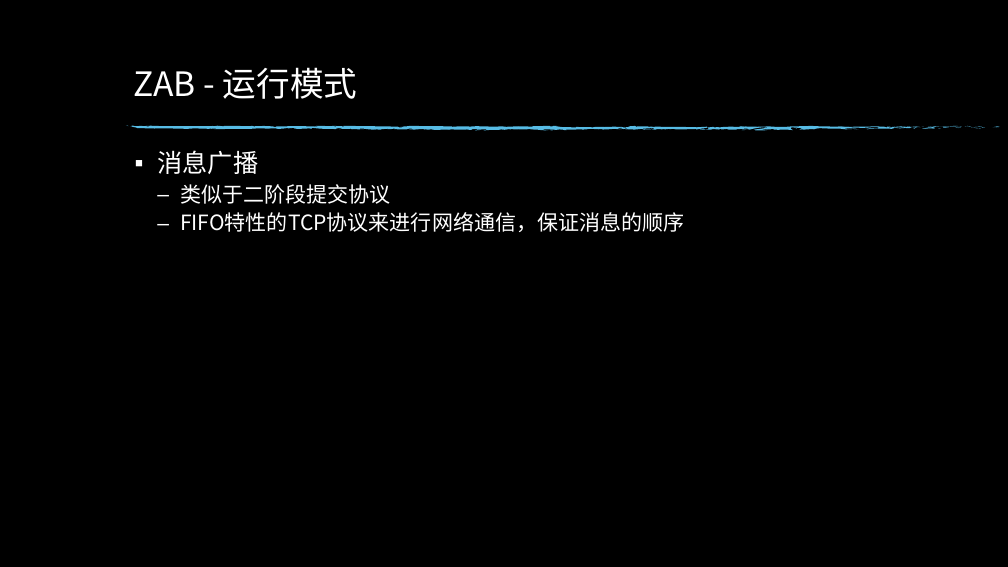
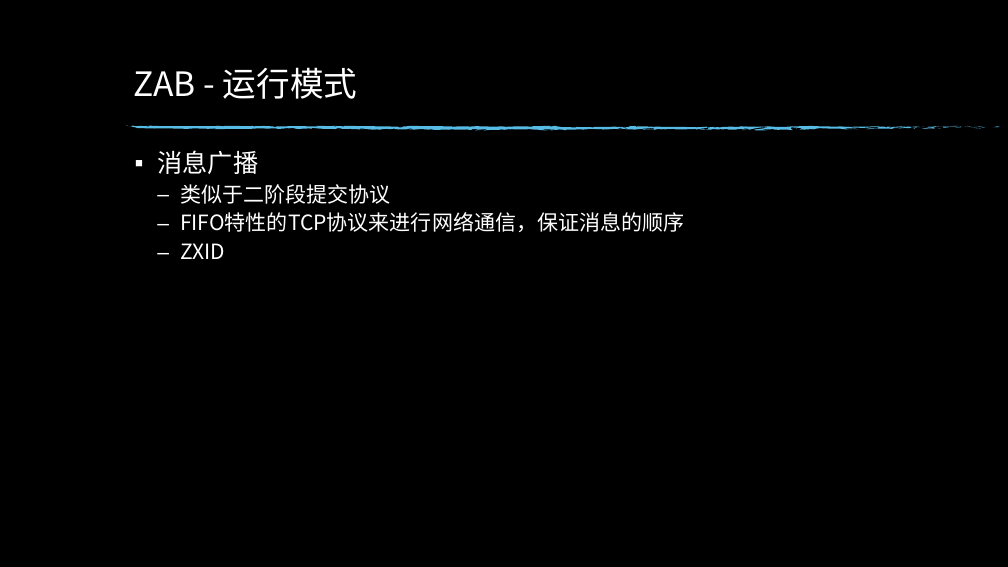
Before and after one commit to edwin1215/edwin, a slide deck: slide 19 of 分布式一致性原理.pptx. Drawn at 1008x567 pixels with LibreOffice and Linux fonts; fonts in the diff are those of the drawing; background and template pictures are left out. Boxes give left, top, right and bottom in pixels: in the first picture for what was removed or moved away, otherwise in the second. Text is boxed around its words. In the diff, an @@ line names an element or a change of style, - is before the commit and + after.

Commit message:
xx

```diff
--- a/分布式一致性原理.pptx
+++ b/分布式一致性原理.pptx
@@ text at <box>180,243,225,259</box>: paragraph added @@
+  – ZXID
```
Also in this commit, not shown: 9 slides removed.
